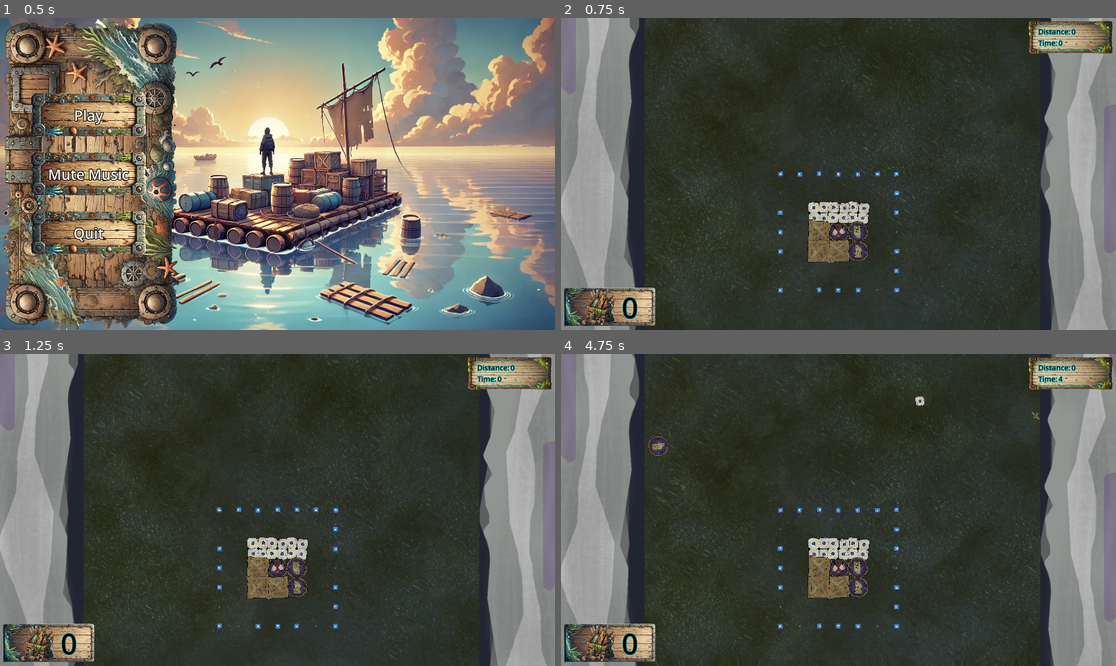
Above: before the commit, frames 1-4 (two rows, left to right).
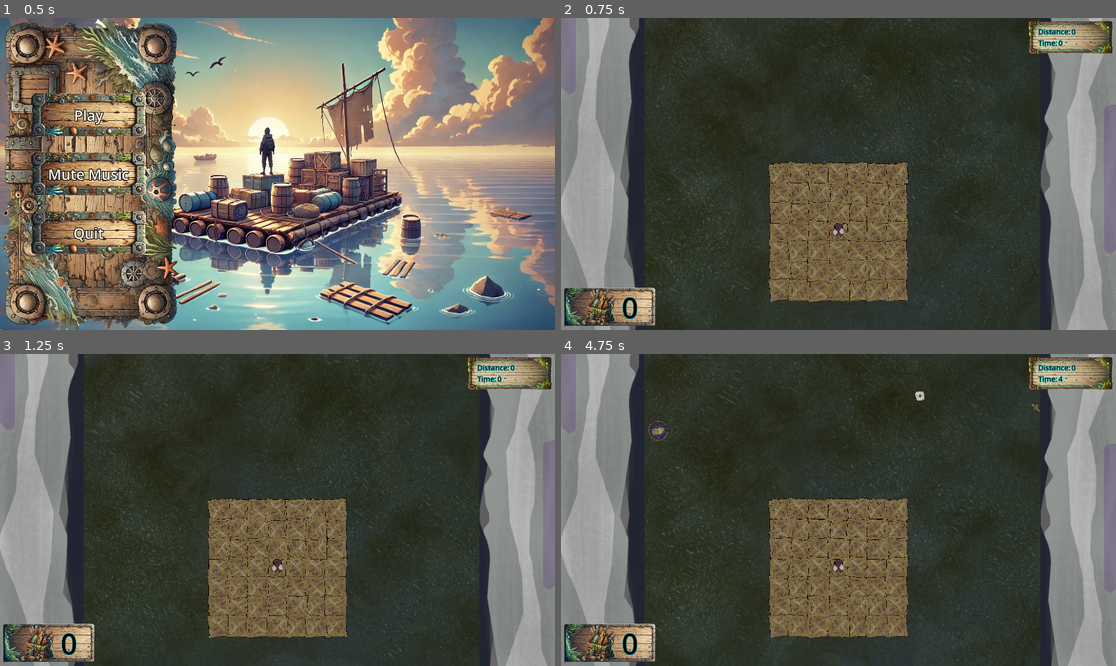
Above: after the commit, the same moments.

Repository: ARCsweden/GameJam2024FallA
Game: Godot game, scene res://UI/main_menu.tscn
Two runs of this game, one before a commit and one after it. Both use one fixed random seed, a clock stepped at 60 frames per second and the inputs below. The engine's default icon, where the game draws it, is replaced by a stand-in: a white triangle on a blue panel in a dark square.
Inputs (mouse positions are in pixels of both pictures, inside the frame that each line leads up to):
- Up to frame 1 (0.5 s): no input
- Up to frame 2 (0.75 s): click "Play" at 0.5 s
- Up to frame 3 (1.25 s): no input
- Up to frame 4 (4.75 s): tap Enter (DebugRebuild) at 1.25 s; move the mouse to (960, 494) at 1.27 s; click (960, 494) at 1.42 s; move the mouse to (727, 525) at 2.02 s; click (727, 525) at 2.17 s; move the mouse to (894, 441) at 2.77 s; click (894, 441) at 2.92 s; move the mouse to (810, 572) at 3.52 s; click (810, 572) at 3.67 s; move the mouse to (1005, 556) at 4.27 s; click (1005, 556) at 4.42 s

Frame 1 is identical in both runs. In frame 2, 9.8% of the frame differs, in the area x 37-78%, y 33-92%; in frame 3, 9.9%; in frame 4, 16%, in the area x 0-100%, y 0-100%.

Commit message:
Trying to fix rigidbody

Diff:
--- a/dontdrowntogether/Scenes/Raft.tscn
+++ b/dontdrowntogether/Scenes/Raft.tscn
@@ -12,12 +12,15 @@
 z_index = 5
 collision_layer = 4
 collision_mask = 4
+mass = 10.0
 gravity_scale = 0.0
 angular_damp_mode = 1
+angular_damp = 1.0
 script = ExtResource("1_sw433")
 
 [node name="RaftCollisionShape" type="CollisionShape2D" parent="."]
 shape = SubResource("RectangleShape2D_crtqg")
+disabled = true
 
 [node name="Sprite2D" type="Sprite2D" parent="."]
 modulate = Color(1, 1, 1, 0)
--- /dev/null
+++ b/dontdrowntogether/Scenes/RaftTile2.tscn
@@ -0,0 +1,43 @@
+[gd_scene load_steps=10 format=3 uid="uid://50wgjww2bhd3"]
+
+[ext_resource type="Script" path="res://Scripts/raft_tile_2.gd" id="1_wqndm"]
+[ext_resource type="PackedScene" uid="uid://b1ob4rh1obs52" path="res://Assets/Audio/repair_audio_stream.tscn" id="2_exr2u"]
+[ext_resource type="Shader" path="res://tile.gdshader" id="3_kv10c"]
+[ext_resource type="Texture2D" uid="uid://dur8h03gaqp28" path="res://Assets/WoodRaftTile.png" id="4_y5t4d"]
+[ext_resource type="Script" path="res://Scripts/repair_area.gd" id="5_21p8n"]
+[ext_resource type="PackedScene" uid="uid://nysssxwky0oq" path="res://Assets/Audio/crash_audio_stream_player.tscn" id="6_ljyce"]
+
+[sub_resource type="RectangleShape2D" id="RectangleShape2D_biivd"]
+size = Vector2(100, 100)
+
+[sub_resource type="ShaderMaterial" id="ShaderMaterial_qe8hx"]
+shader = ExtResource("3_kv10c")
+shader_parameter/Strength = 4.943
+shader_parameter/Speed = 6.097
+
+[sub_resource type="RectangleShape2D" id="RectangleShape2D_8ghw4"]
+size = Vector2(100, 100)
+
+[node name="CollisionShape2D" type="CollisionShape2D"]
+shape = SubResource("RectangleShape2D_biivd")
+script = ExtResource("1_wqndm")
+
+[node name="Repair_AudioStreamPlayer" parent="." instance=ExtResource("2_exr2u")]
+
+[node name="Sprite2D" type="Sprite2D" parent="."]
+material = SubResource("ShaderMaterial_qe8hx")
+scale = Vector2(0.8, 0.8)
+texture = ExtResource("4_y5t4d")
+
+[node name="RepairArea" type="Area2D" parent="."]
+collision_layer = 0
+collision_mask = 0
+script = ExtResource("5_21p8n")
+
+[node name="RaftTileCollisionShape" type="CollisionShape2D" parent="RepairArea"]
+shape = SubResource("RectangleShape2D_8ghw4")
+
+[node name="Crash_AudioStreamPlayer" parent="." instance=ExtResource("6_ljyce")]
+
+[node name="DecayTimer" type="Timer" parent="."]
+one_shot = true
--- a/dontdrowntogether/Scenes/grunka.tscn
+++ b/dontdrowntogether/Scenes/grunka.tscn
@@ -6,8 +6,8 @@
 radius = 25.0799
 
 [node name="Grunka" type="RigidBody2D"]
-collision_layer = 128
-collision_mask = 16
+collision_layer = 137
+collision_mask = 17
 script = ExtResource("1_yv43a")
 
 [node name="Sprite2D" type="Sprite2D" parent="."]
--- a/dontdrowntogether/Scripts/raft_body.gd
+++ b/dontdrowntogether/Scripts/raft_body.gd
@@ -4,6 +4,7 @@
 
 # Preloads scene for faster loading
 var RaftTileScene := load("res://Scenes/RaftTile.tscn")
+var RaftTileScene2 := load("res://Scenes/RaftTile2.tscn")
 
 var rows: int = 5
 var columns: int = 5
@@ -26,7 +27,7 @@
 	$"./RaftCollisionShape".shape.size.y = Global.raft_tile_length*rows
 
 	_create_grid()
-	_create_starting_area(starting_area_squares)
+	#_create_starting_area(starting_area_squares)
 	SignalBus.paddle.connect(_on_paddle)
 
 
@@ -70,20 +71,45 @@
 		grid.append([])
 		for c in columns+2:
 			# Creates an instance of RaftTileScene
-			instance = RaftTileScene.instantiate()
+			#instance = RaftTileScene.instantiate()
 
 			# Adds the instance to the scene tree
-			add_child(instance)
+			#add_child(instance)
 
 			# Moves the instance. +50 is to move the image coordinate to the top left corner
 			# Then each instance is moved to the top left corner of the collision shape, to center it
+			#instance.position = Vector2(r*Global.raft_tile_length, c*Global.raft_tile_length) - ($RaftCollisionShape.shape.size / 2.0) - (Vector2(Global.raft_tile_length / 2.0, Global.raft_tile_length / 2.0))
+
+			# Creates an invisible layer around the raft to block the player
+			#if r == 0 or r == rows+1 or c == 0 or c == columns+1:
+				#instance.edge_tile()
+			# Creates collision shapes for Rigidbody
+
+
+
+
+			instance = RaftTileScene2.instantiate()
+			add_child(instance)
 			instance.position = Vector2(r*Global.raft_tile_length, c*Global.raft_tile_length) - ($RaftCollisionShape.shape.size / 2.0) - (Vector2(Global.raft_tile_length / 2.0, Global.raft_tile_length / 2.0))
 
-			# Creates an invisible layer around the raft to block the player
-			if r == 0 or r == rows+1:
-				instance.edge_tile()
-			if c == 0 or c == columns+1:
-				instance.edge_tile()
+
+
+
+			#var collision_shape: CollisionShape2D = CollisionShape2D.new()
+			#var shape = RectangleShape2D.new()
+			#shape.size = Vector2(Global.raft_tile_length, Global.raft_tile_length)
+			#collision_shape.shape = shape
+			#add_child(collision_shape)
+
+			#add_child(instance.get_node("RaftTileCollisionShape"))
+			#print(instance.get_children())
+			#instance.get_children(2).queue_free()
+			#add_child(instance.get_children()[3])
 
 			# Adds instance to grid so it can edited later
 			grid[r].append(instance)
+	print(get_children())
+
+
+func bridge_set_collision_layer(layer, val):
+	set_collision_layer_value(layer, val)
--- /dev/null
+++ b/dontdrowntogether/Scripts/raft_tile_2.gd
@@ -0,0 +1,111 @@
+extends CollisionShape2D
+
+@onready var hud: HUD = $"../../HUD"
+
+const max_hp := 10.0
+var health := 0.0
+
+@onready var decay_timer: Timer = $DecayTimer
+
+const WOOD_RAFT_TILE : Texture = preload("res://Assets/WoodRaftTile.png")
+const BARREL : Texture = preload("res://Assets/Art/Barrel.png")
+const BOTTLE_TILE : Texture = preload("res://Assets/BottleTile.png")
+var SpriteArrayTexture = [WOOD_RAFT_TILE, BARREL, BOTTLE_TILE]
+
+#Layer 1: Player collision layer
+#Layer 2: Damage taken layer
+#Layer 3: Raft layer
+#Layer 4: Environment collision layer
+#Layer 5: Wall collision layer
+
+func setup_decay_timer() -> void:
+	decay_timer.start(randf_range(10.0, 20.0))
+
+# Called when the node enters the scene tree for the first time.
+func _ready() -> void:
+	setup_texture()
+	#set_random_sprite()
+	# Sets raft tile length
+	shape.size.x = Global.raft_tile_length
+	shape.size.y = Global.raft_tile_length
+
+	shape.size.x = Global.raft_tile_length
+	shape.size.y = Global.raft_tile_length
+
+	# Scales sprite to the raft_tile_length
+	_scale_sprite()
+	# Instantiate them invisible
+	#self.visible = 0
+
+func _on_decay() -> void:
+	#take_damage(1.0)
+	if health >= 0.0:
+		setup_decay_timer()
+
+func setup_texture():
+	# Gives random rotation
+	$"./Sprite2D".rotation_degrees = Global.rng.randi_range(0, 3) * 90
+	$"./Sprite2D".rotation_degrees += Global.rng.randi_range(-5, 5)
+	# Large negative to make sure other items are on top
+	$"./Sprite2D".z_index += -5 + Global.rng.randi_range(-1, 1)
+
+func _scale_sprite():
+	var sprite_size: Vector2 = $"./Sprite2D".texture.get_size()
+	var new_scale = Vector2(Global.raft_tile_length / sprite_size.x, Global.raft_tile_length / sprite_size.y)
+	# Additional scaling to make textures overlap nicely
+	$"./Sprite2D".scale = new_scale * 1.25
+
+# Called every frame. 'delta' is the elapsed time since the previous frame.
+func _process(_delta: float) -> void:
+	pass
+
+func edge_tile():
+	$"..".set_collision_layer_value(1, true)
+	self.visible = 1
+	$"./Sprite2D".texture = load("res://icon.svg")
+	$"./Sprite2D".flip_v = true
+
+func take_damage(amount):
+	$RepairArea.set_collision_layer_value(2, true) #Collision layer that shows the tile is damaged
+	health -= amount
+	update_color()
+	if(health <= 0):
+		destroy()
+
+func destroy():
+	$Crash_AudioStreamPlayer.play()
+	self.visible = 0
+	$"..".set_collision_layer_value(1, true) #Set collision layer to one that collides with a player
+	$RepairArea.set_collision_layer_value(2, false) #Tile is no longer damaged
+	$"..".set_collision_layer_value(5, false) # Tile no longer collides with walls
+
+func update_color() -> void:
+	self.modulate = Color(
+		lerp(0.8, 1.0, health / max_hp),
+		lerp(0.3, 1.0, health / max_hp),
+		lerp(0.3, 1.0, health / max_hp),
+		health / max_hp
+	)
+
+func repair():
+	$Repair_AudioStreamPlayer.play()
+	self.health += 1.0
+	update_color()
+	if health >= max_hp:
+		$RepairArea.set_collision_layer_value(2, false)
+	Global.scrapAmount -= Global.repair_cost
+	hud.update_scrap_Counter(Global.scrapAmount)
+	setup_decay_timer()
+
+
+func rebuild():
+	self.visible = 1
+	self.health = max_hp
+	update_color()
+	setup_decay_timer()
+	$"..".set_collision_layer_value(5, true) # tile collides with walls
+	$"..".set_collision_mask_value(5, true)
+	$"..".set_collision_layer_value(1, false)
+
+func set_random_sprite():
+	$Sprite2D.texture = SpriteArrayTexture[randi() % SpriteArrayTexture.size() + 0]
--- a/dontdrowntogether/stone.gd
+++ b/dontdrowntogether/stone.gd
@@ -1,4 +1,4 @@
-extends RigidBody2D
+extends Node2D
 
 @onready var collionShape_Node = $CollisionShape2D
 @onready var sprite2D_Node = $Sprite2D
Not shown: 1 places in dontdrowntogether/Scenes/player.tscn that only renumber resources
